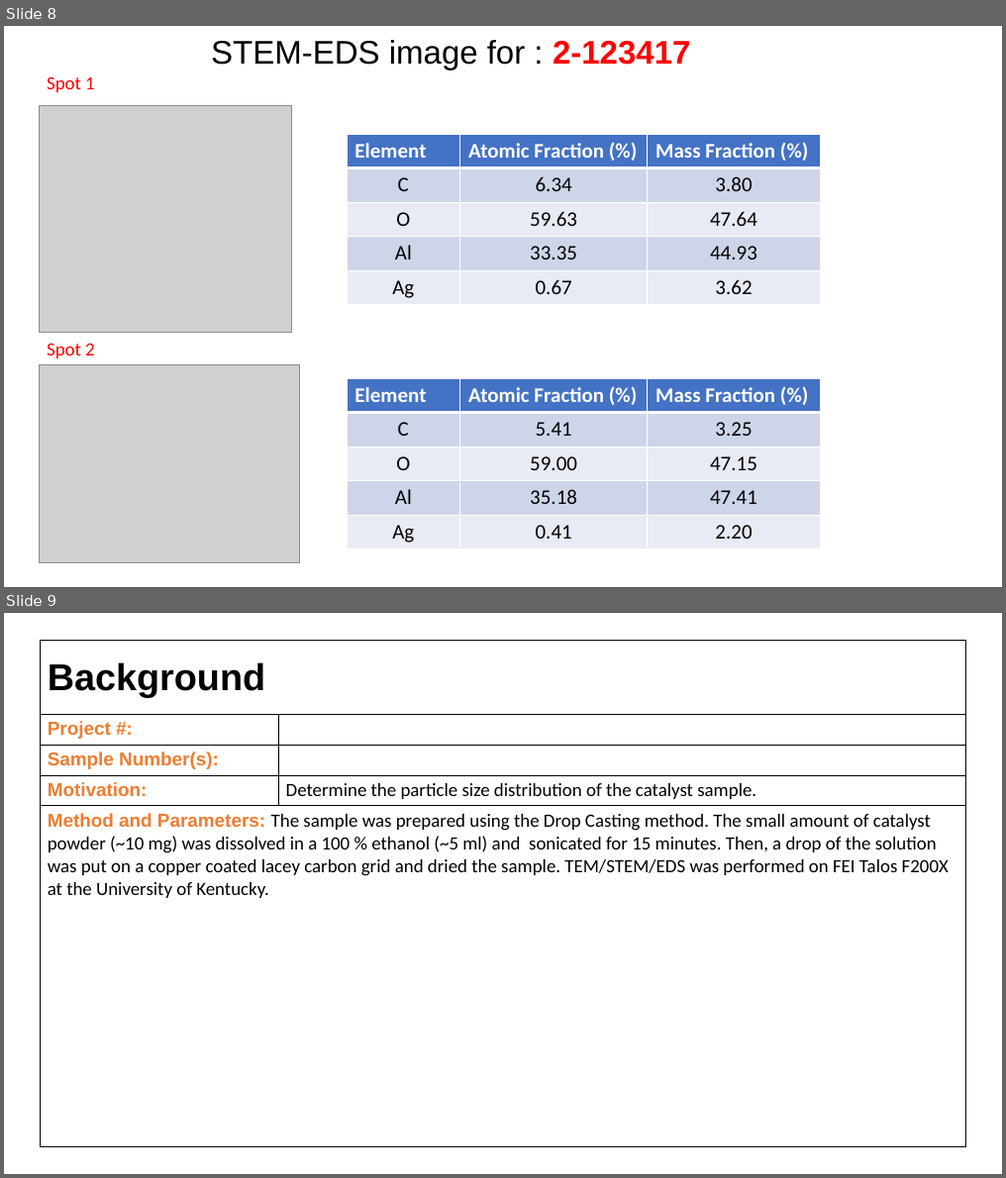
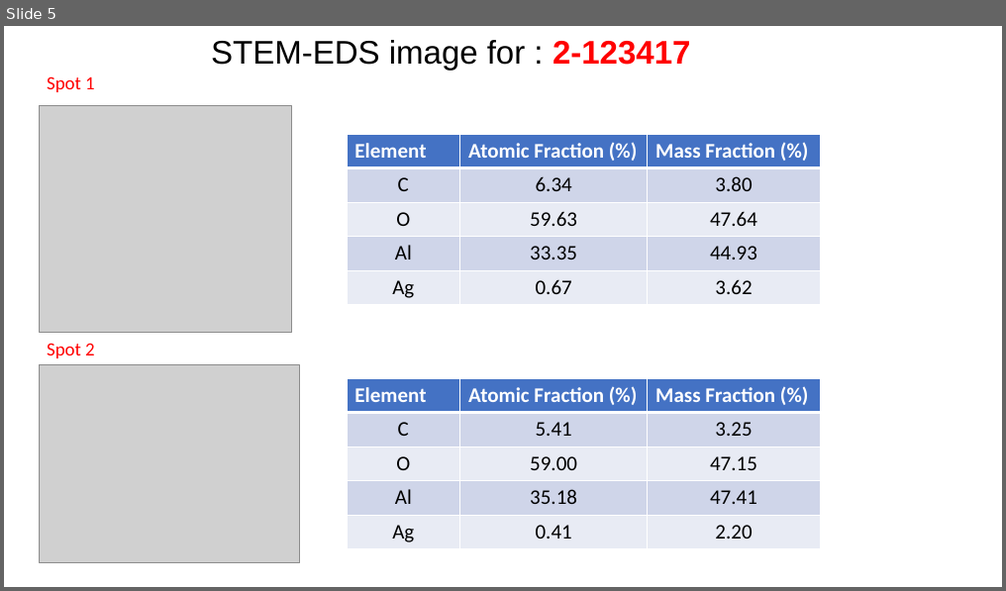
Before and after one commit to cvrl10/mini_project, a slide deck: report_template.pptx. Shown one above the other, each under a label of ours: slides 8 and 9 before the commit, slide 5 after it. The pictures are 1006x1178 and 1006x591 pixels, drawn with LibreOffice and Linux fonts; fonts in the diff are those of the drawing; grey boxes stand for pictures. Boxes give left, top, right and bottom in pixels: in the first picture for what was removed or moved away, otherwise in the second. Text is boxed around its words. In the diff, an @@ line names an element or a change of style, - is before the commit and + after.

```diff
--- a/report_template.pptx
+++ b/report_template.pptx
@@ slide 9 removed at (x1=4, y1=613, x2=1002, y2=1174), background #FFFFFF @@
@@ table removed at (x1=40, y1=640, x2=966, y2=1146), 5 rows, 2 columns @@
-Background | 
-Project #: | 
-Sample Number(s): | 
-Motivation: | Determine the particle size distribution of the catalyst sample.
-Method and Parameters: The sample was prepared using the Drop Casting method. The small amount of catalyst powder (~10 mg) was dissolved in a 100 % ethanol (~5 ml) and sonicated for 15 minutes. Then, a drop of the solution was put on a copper coated lacey carbon grid and dried the sample. TEM/STEM/EDS was performed on FEI Talos F200X at the University of Kentucky. | 
@@ what was slide 8 is now slide 5 @@
```
Also in this commit, not shown: 2 slides changed, 3 other slides removed, 11 other files.
